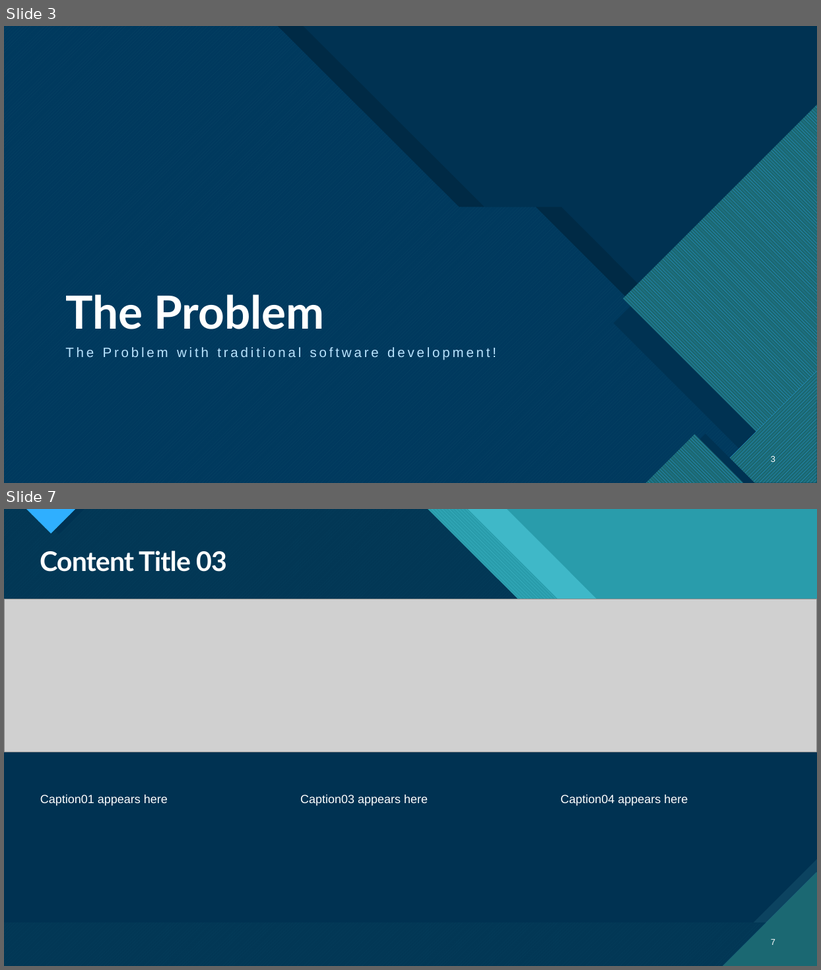
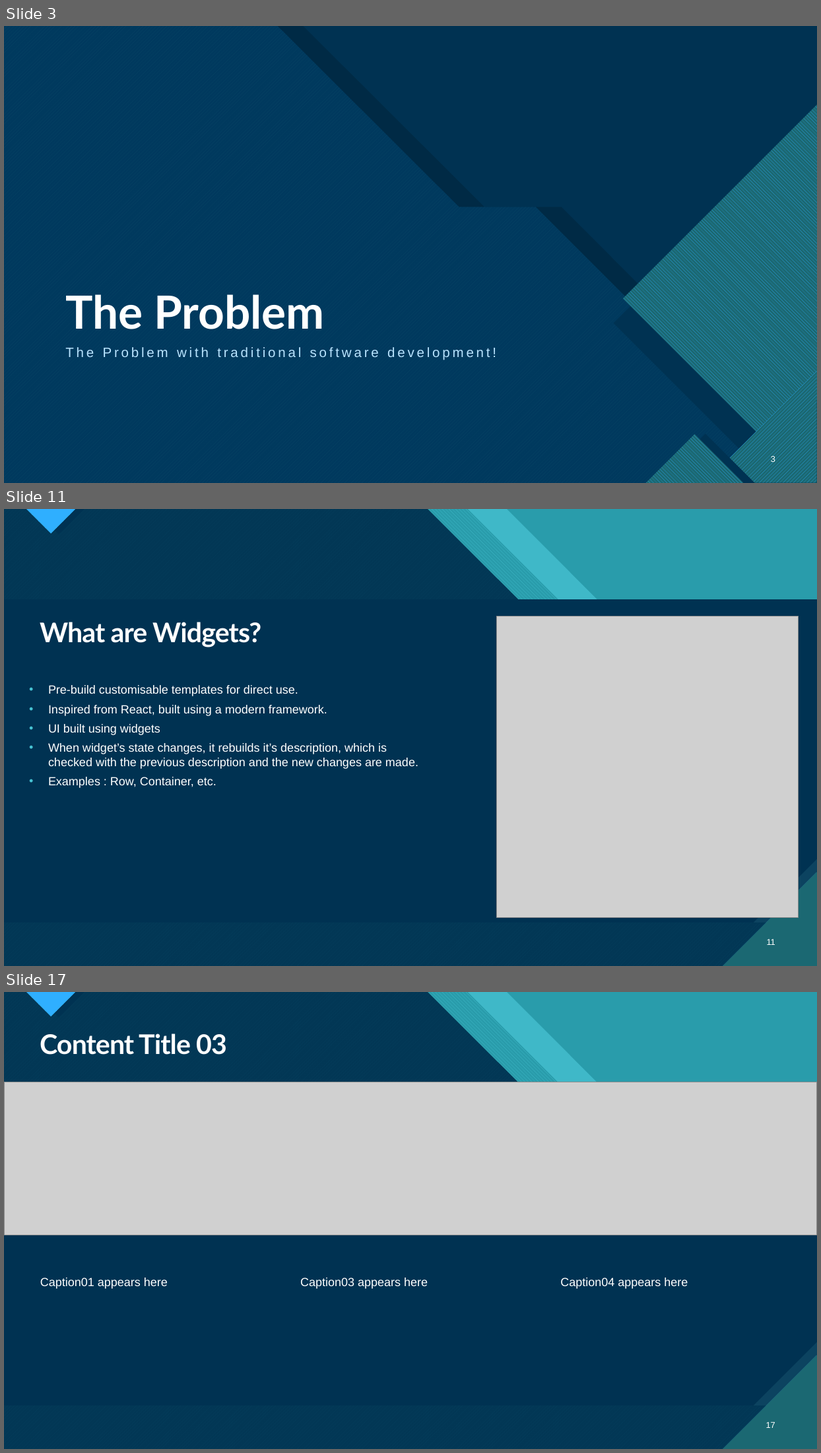
Before and after one commit to PratyayDhond/IT-3rd-year-notes, a slide deck: Seminar/Native Application Development Using Flutter.pptx. Shown one above the other, each under a label of ours: slides 3 and 7 before the commit, slides 3, 11 and 17 after it; the slides between them are not shown. The pictures are 821x970 and 821x1453 pixels, drawn with LibreOffice and Linux fonts; fonts in the diff are those of the drawing; grey boxes stand for pictures. Boxes give left, top, right and bottom in pixels: in the first picture for what was removed or moved away, otherwise in the second. Text is boxed around its words. In the diff, an @@ line names an element or a change of style, - is before the commit and + after.

```diff
--- a/Seminar/Native Application Development Using Flutter.pptx
+++ b/Seminar/Native Application Development Using Flutter.pptx
@@ slide 11 added at (4, 509, 817, 966), background #47C3D3; not listed: 18 template elements that a slide beside it also shows @@
@@ title added at (40, 622, 261, 648), 32 pt, text #FFFFFF, bold @@
+What are Widgets?
@@ picture added at (497, 617, 799, 918) @@
@@ text added at (48, 685, 418, 788), 14 pt, text #FFFFFF @@
+• Pre-build customisable templates for direct use.
+• Inspired from React, built using a modern framework.
+• UI built using widgets
+• When widget’s state changes, it rebuilds it’s description, which is checked with the previous description and the new changes are made.
+• Examples : Row, Container, etc.
@@ page number added at (767, 939, 776, 945), 10 pt, text #FFFFFF @@
+11
@@ what was slide 7 is now slide 17 @@
@@ page number at (766, 1422, 776, 1428): text changed @@
-7
+17
```
Also in this commit, not shown: 1 slide changed, 11 other slides added, 2 slides removed.
